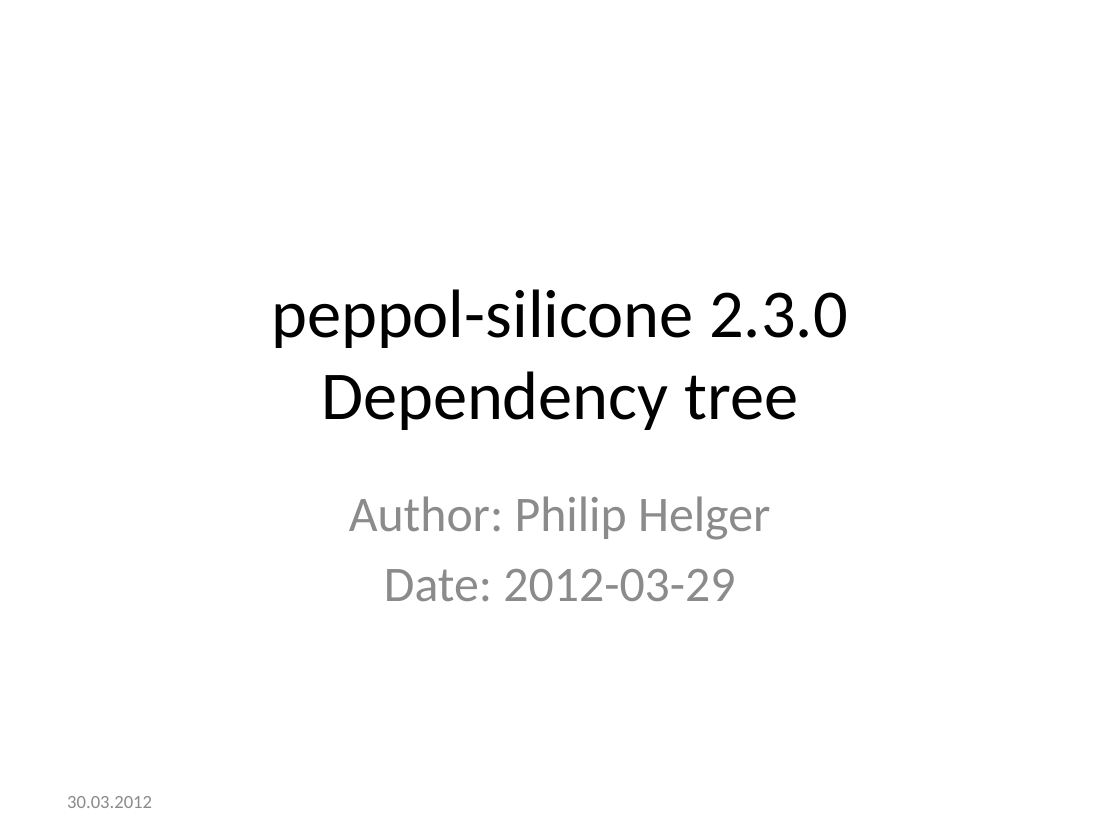
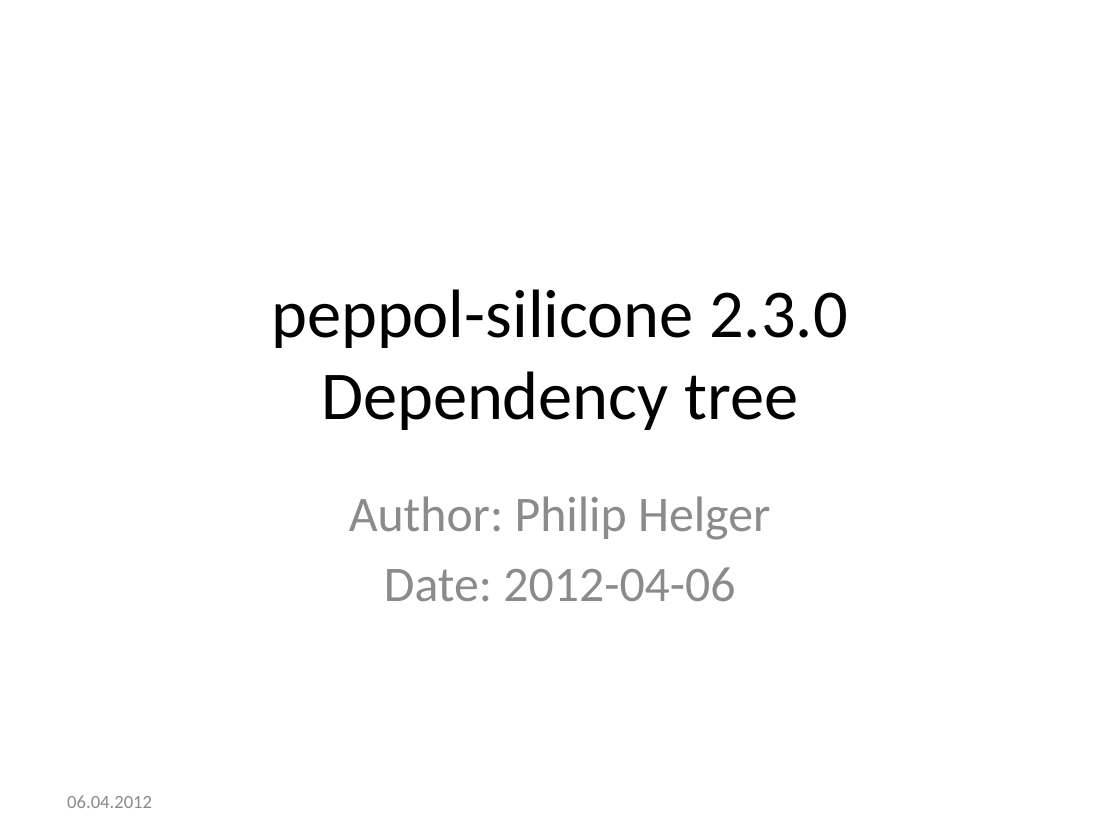
Before and after one commit to phax/peppol-silicone, a slide deck: slide 1 of docs/v2.3.0/ICT-Transport-Silicone_Java_ProjectDependencies-230.pptx. Drawn at 1120x840 pixels with LibreOffice and Linux fonts; fonts in the diff are those of the drawing. Boxes give left, top, right and bottom in pixels: in the first picture for what was removed or moved away, otherwise in the second. Text is boxed around its words. In the diff, an @@ line names an element or a change of style, - is before the commit and + after.

```diff
--- a/docs/v2.3.0/ICT-Transport-Silicone_Java_ProjectDependencies-230.pptx
+++ b/docs/v2.3.0/ICT-Transport-Silicone_Java_ProjectDependencies-230.pptx
@@ subtitle at [384, 567, 735, 601]: text changed @@
-Date: 2012-03-29
+Date: 2012-04-06
@@ text at [67, 795, 152, 808]: text changed @@
-30.03.2012
+06.04.2012
```
Also in this commit, not shown: 1 other slide changed.
